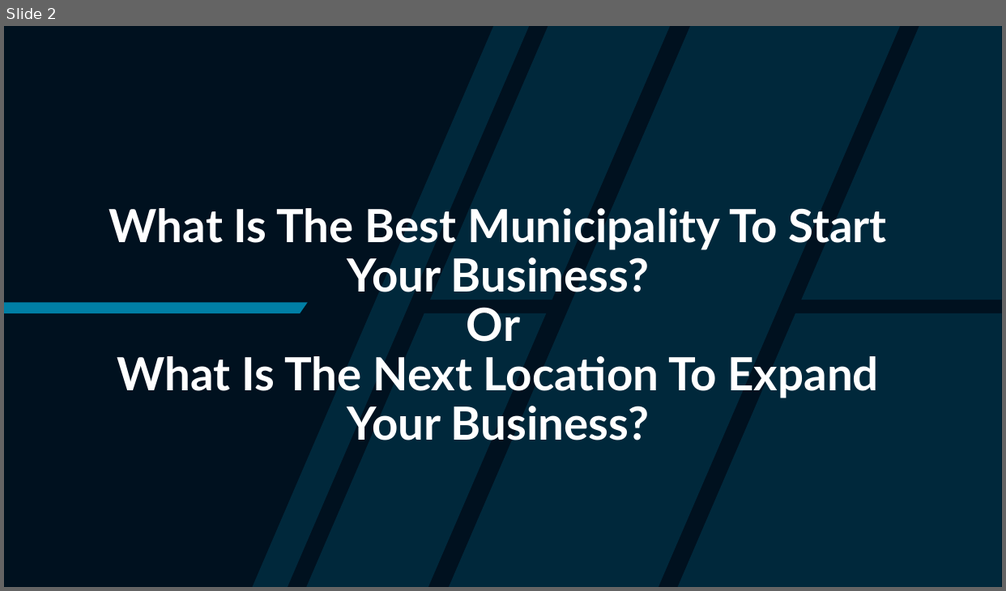
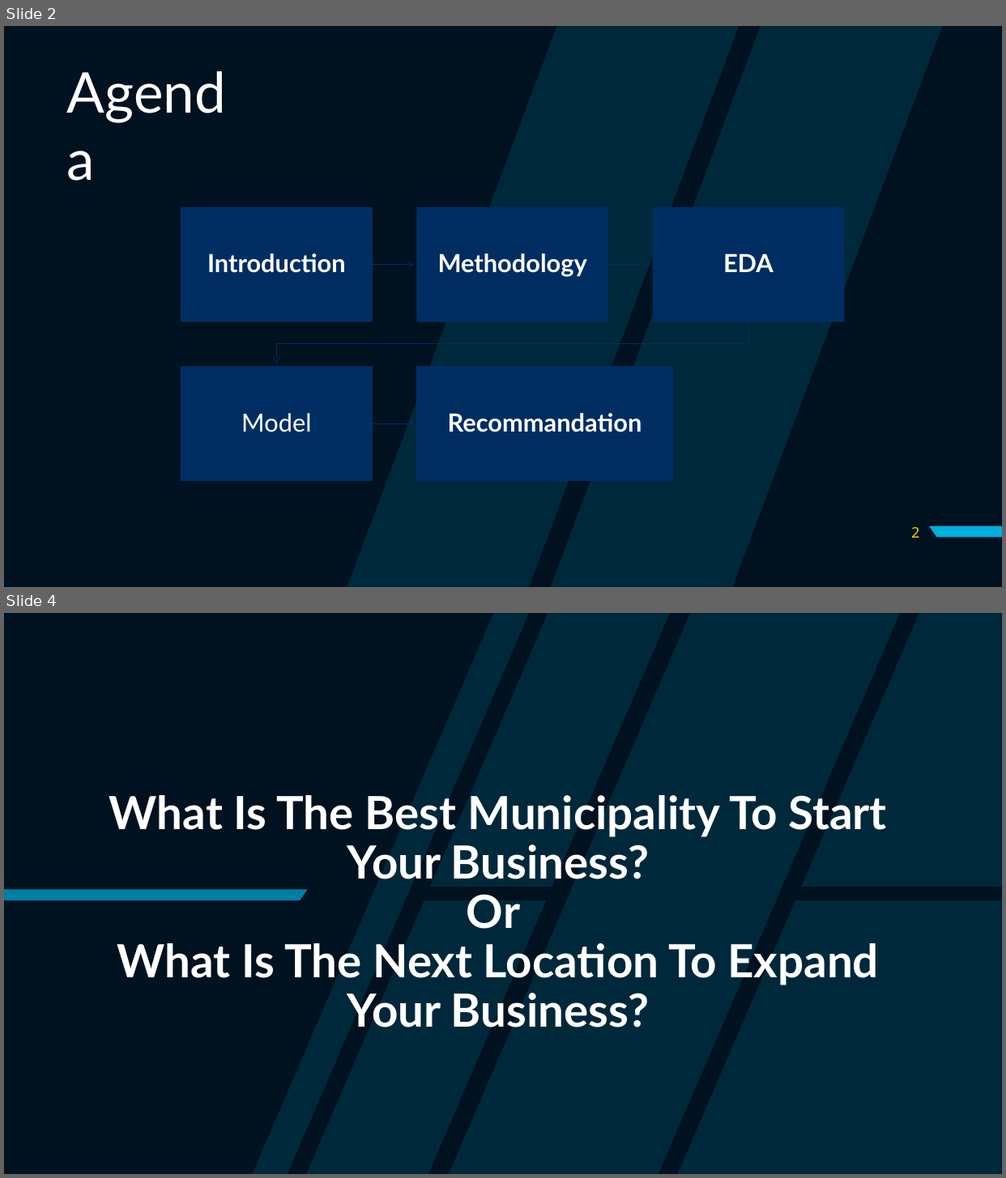
Before and after one commit to Ldave01/Best_Place_For_Business, a slide deck: Analyzing Business Location in Haiti.pptx. Shown one above the other, each under a label of ours: slide 2 before the commit, slides 2 and 4 after it; the slides between them are not shown. The pictures are 1006x591 and 1006x1178 pixels, drawn with LibreOffice and Linux fonts; fonts in the diff are those of the drawing. Boxes give left, top, right and bottom in pixels: in the first picture for what was removed or moved away, otherwise in the second. Text is boxed around its words. In the diff, an @@ line names an element or a change of style, - is before the commit and + after.

```diff
--- a/Analyzing Business Location in Haiti.pptx
+++ b/Analyzing Business Location in Haiti.pptx
@@ slide 2 added at (4,26,1002,587), background #00111F @@
@@ freeform shape added at (346,26,943,587), fill #00AEDE at 15% opacity @@
@@ text added at (59,53,253,129), 54 pt, text #FFFFFF @@
+Agenda
@@ group added at (181,207,844,482): 5 rectangles, 5 texts, 4 freeform shapes @@
+Introduction
+Methodology
+EDA
+Model
+Recommandation
@@ page number added at (911,527,919,538), 14 pt, text #FFCD00 @@
+2
@@ freeform shape added at (928,525,1002,537), fill #00AEDE @@
@@ what was slide 2 is now slide 4 @@
```
Also in this commit, not shown: 5 slides changed, 8 other slides added, 8 slides removed, 4 other files.
